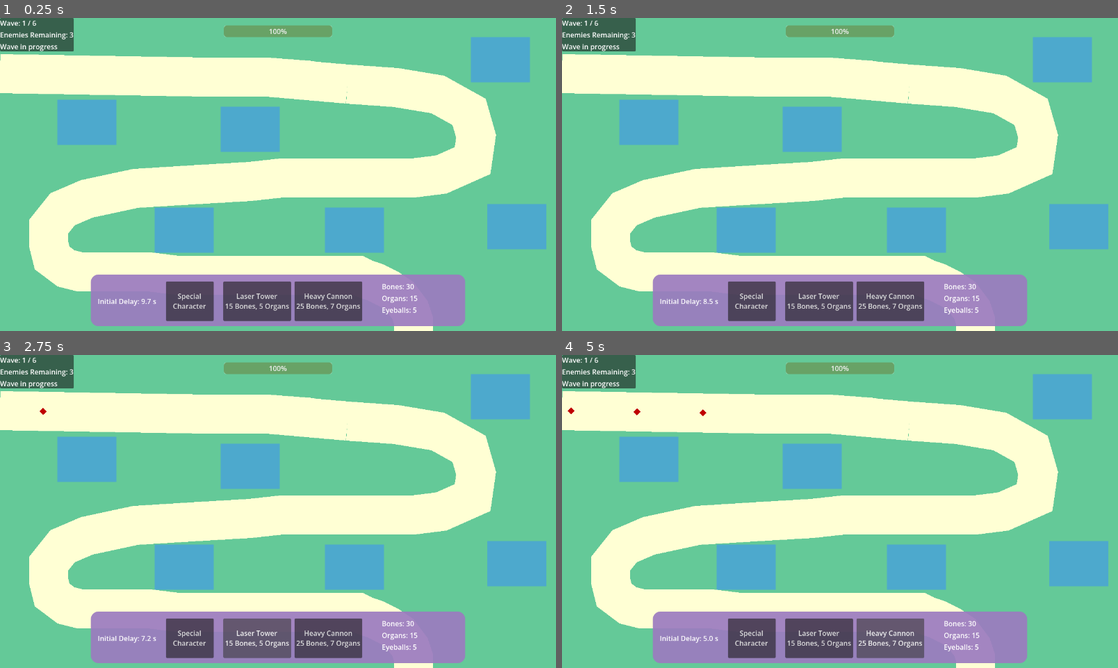
Above: before the commit, frames 1-4 (two rows, left to right).
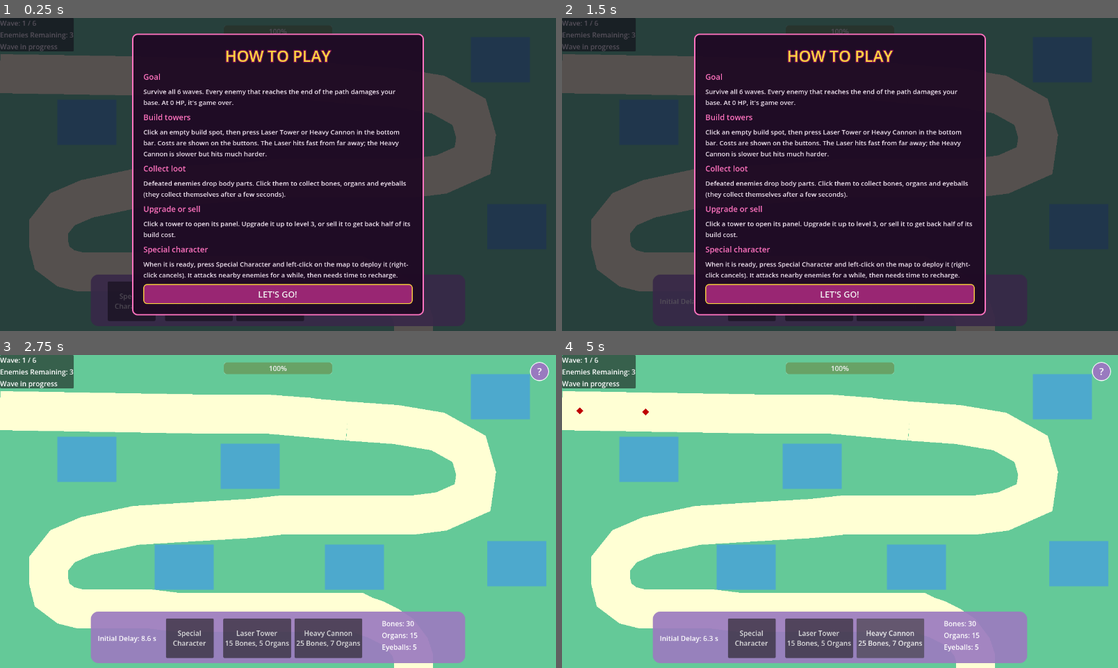
Above: after the commit, the same moments.

Repository: onion-40/candy-carnage
Game: Godot game, scene res://Scenes/main.tscn
Two runs of this game, one before a commit and one after it. Both use one fixed random seed, a clock stepped at 60 frames per second and the inputs below.
Inputs (mouse positions are in pixels of both pictures, inside the frame that each line leads up to):
- Up to frame 1 (0.25 s): no input
- Up to frame 2 (1.5 s): click (840, 293) at 0.5 s, where only the run after the commit has a clickable "LET'S GO!"; click (1101, 33) at 1.25 s, where only the run after the commit has a clickable "?"
- Up to frame 3 (2.75 s): click (278, 630) at 2 s, where only the run after the commit has a clickable "LET'S GO!"
- Up to frame 4 (5 s): click "Special Character" at 2.75 s; click "Laser Tower 15 Bones, 5 Organs" at 3.5 s; click "Heavy Cannon 25 Bones, 7 Orga…" at 4.25 s

The runs differ from the first frame. In frame 1, 100% of the frame differs, in the area x 0-100%, y 0-100%; in frame 2, 100%; in frame 3, 0.2%; in frame 4, 0.3%.

Commit message:
feat: add victory screen and How to Play popup
Map now emits a victory signal when the last wave is cleared (a loss on
the same frame still wins over a win). The victory screen pauses the
game and shows waves cleared and base HP left, with a Play Again button.

The How to Play popup opens on first launch with the game paused, and
can be reopened from the "?" button in the top-right corner. It is
hidden once the game ends so it never unpauses an end screen.

Diff:
--- /dev/null
+++ b/Scenes/how_to_play.gd
@@ -0,0 +1,204 @@
+extends Control
+
+# How to Play popup. It opens once when the game first launches (not after a
+# restart) and can be reopened with the "?" button in the top-right corner.
+# The game is paused while it is open.
+
+const CANDY_PINK: Color = Color(1.0, 0.45, 0.75)
+const GOLD: Color = Color(1.0, 0.84, 0.25)
+const BACKDROP_COLOR: Color = Color(0.05, 0.02, 0.08, 0.7)
+const TEXT_WIDTH: float = 620.0
+
+# Static vars survive reload_current_scene(), so Restart skips the popup.
+static var shown_on_launch: bool = false
+
+var map: Node
+var help_button: Button
+var overlay: Control
+var close_button: Button
+
+
+func _ready() -> void:
+	# Keeps working while the tree is paused (by this popup or by game over).
+	process_mode = Node.PROCESS_MODE_ALWAYS
+	set_anchors_preset(Control.PRESET_FULL_RECT)
+	mouse_filter = Control.MOUSE_FILTER_IGNORE
+
+	map = owner.get_node_or_null("Map")
+
+	_build_help_button()
+	_build_popup()
+	overlay.hide()
+
+	if map:
+		map.game_over.connect(_on_game_ended)
+		map.victory.connect(_on_game_ended)
+
+	if not shown_on_launch:
+		shown_on_launch = true
+		open_popup()
+
+
+func _unhandled_input(event: InputEvent) -> void:
+	if overlay.visible and event.is_action_pressed("ui_cancel"):
+		close_popup()
+		get_viewport().set_input_as_handled()
+
+
+func open_popup() -> void:
+	if _game_has_ended():
+		return
+
+	get_tree().paused = true
+	overlay.show()
+	help_button.hide()
+	close_button.grab_focus.call_deferred()
+
+
+func close_popup() -> void:
+	overlay.hide()
+
+	if _game_has_ended():
+		return
+
+	help_button.show()
+	get_tree().paused = false
+
+
+func _on_game_ended() -> void:
+	# The end screens own the pause from here on.
+	overlay.hide()
+	help_button.hide()
+
+
+func _game_has_ended() -> bool:
+	return map != null and (map.is_game_over or map.is_victory)
+
+
+# =====================================
+# UI (built in code)
+# =====================================
+
+func _build_help_button() -> void:
+	help_button = Button.new()
+	help_button.text = "?"
+	help_button.tooltip_text = "How to Play"
+	help_button.custom_minimum_size = Vector2(44, 44)
+	# Top-right corner, 16 px from the edges.
+	help_button.anchor_left = 1.0
+	help_button.anchor_right = 1.0
+	help_button.offset_left = -60.0
+	help_button.offset_right = -16.0
+	help_button.offset_top = 16.0
+	help_button.offset_bottom = 60.0
+	help_button.add_theme_font_size_override("font_size", 22)
+	help_button.add_theme_stylebox_override("normal", _round_style(Color(0.6, 0.48, 0.75)))
+	help_button.add_theme_stylebox_override("hover", _round_style(Color(0.72, 0.6, 0.88)))
+	help_button.add_theme_stylebox_override("pressed", _round_style(Color(0.45, 0.35, 0.6)))
+	help_button.add_theme_stylebox_override("focus", StyleBoxEmpty.new())
+	help_button.add_theme_color_override("font_color", Color.WHITE)
+	help_button.add_theme_color_override("font_hover_color", Color.WHITE)
+	help_button.pressed.connect(open_popup)
+	add_child(help_button)
+
+
+func _build_popup() -> void:
+	overlay = Control.new()
+	overlay.set_anchors_preset(Control.PRESET_FULL_RECT)
+	overlay.mouse_filter = Control.MOUSE_FILTER_IGNORE
+	add_child(overlay)
+
+	# Full-screen backdrop; it also blocks clicks on the map.
+	var backdrop = ColorRect.new()
+	backdrop.color = BACKDROP_COLOR
+	backdrop.set_anchors_preset(Control.PRESET_FULL_RECT)
+	backdrop.mouse_filter = Control.MOUSE_FILTER_STOP
+	overlay.add_child(backdrop)
+
+	var center = CenterContainer.new()
+	center.set_anchors_preset(Control.PRESET_FULL_RECT)
+	center.mouse_filter = Control.MOUSE_FILTER_IGNORE
+	overlay.add_child(center)
+
+	var panel = PanelContainer.new()
+	var panel_style = StyleBoxFlat.new()
+	panel_style.bg_color = Color(0.12, 0.04, 0.14, 0.96)
+	panel_style.border_color = CANDY_PINK
+	panel_style.set_border_width_all(3)
+	panel_style.set_corner_radius_all(12)
+	panel_style.set_content_margin_all(26)
+	panel.add_theme_stylebox_override("panel", panel_style)
+	center.add_child(panel)
+
+	var box = VBoxContainer.new()
+	box.add_theme_constant_override("separation", 10)
+	panel.add_child(box)
+
+	var title = Label.new()
+	title.text = "HOW TO PLAY"
+	title.horizontal_alignment = HORIZONTAL_ALIGNMENT_CENTER
+	title.add_theme_font_size_override("font_size", 36)
+	title.add_theme_color_override("font_color", GOLD)
+	title.add_theme_color_override("font_outline_color", Color(0.45, 0.05, 0.3))
+	title.add_theme_constant_override("outline_size", 8)
+	box.add_child(title)
+
+	var waves = map.total_waves if map else 6
+
+	_add_section(box, "Goal",
+		"Survive all %d waves. Every enemy that reaches the end of the path damages your base. At 0 HP, it's game over." % waves)
+	_add_section(box, "Build towers",
+		"Click an empty build spot, then press Laser Tower or Heavy Cannon in the bottom bar. Costs are shown on the buttons. The Laser hits fast from far away; the Heavy Cannon is slower but hits much harder.")
+	_add_section(box, "Collect loot",
+		"Defeated enemies drop body parts. Click them to collect bones, organs and eyeballs (they collect themselves after a few seconds).")
+	_add_section(box, "Upgrade or sell",
+		"Click a tower to open its panel. Upgrade it up to level 3, or sell it to get back half of its build cost.")
+	_add_section(box, "Special character",
+		"When it is ready, press Special Character and left-click on the map to deploy it (right-click cancels). It attacks nearby enemies for a while, then needs time to recharge.")
+
+	close_button = Button.new()
+	close_button.text = "LET'S GO!"
+	close_button.custom_minimum_size = Vector2(0, 46)
+	close_button.add_theme_font_size_override("font_size", 20)
+	close_button.add_theme_stylebox_override("normal", _button_style(Color(0.6, 0.15, 0.45)))
+	close_button.add_theme_stylebox_override("hover", _button_style(Color(0.8, 0.25, 0.6)))
+	close_button.add_theme_stylebox_override("pressed", _button_style(Color(0.4, 0.08, 0.3)))
+	close_button.add_theme_stylebox_override("focus", StyleBoxEmpty.new())
+	close_button.add_theme_color_override("font_color", Color.WHITE)
+	close_button.add_theme_color_override("font_hover_color", Color.WHITE)
+	close_button.pressed.connect(close_popup)
+	box.add_child(close_button)
+
+
+func _add_section(box: VBoxContainer, heading: String, body: String) -> void:
+	var heading_label = Label.new()
+	heading_label.text = heading
+	heading_label.add_theme_font_size_override("font_size", 18)
+	heading_label.add_theme_color_override("font_color", CANDY_PINK)
+	box.add_child(heading_label)
+
+	var body_label = Label.new()
+	body_label.text = body
+	body_label.autowrap_mode = TextServer.AUTOWRAP_WORD_SMART
+	body_label.custom_minimum_size = Vector2(TEXT_WIDTH, 0)
+	body_label.add_theme_font_size_override("font_size", 15)
+	body_label.add_theme_color_override("font_color", Color(0.95, 0.9, 0.95))
+	box.add_child(body_label)
+
+
+func _button_style(color: Color) -> StyleBoxFlat:
+	var style = StyleBoxFlat.new()
+	style.bg_color = color
+	style.border_color = GOLD
+	style.set_border_width_all(2)
+	style.set_corner_radius_all(8)
+	return style
+
+
+func _round_style(color: Color) -> StyleBoxFlat:
+	var style = StyleBoxFlat.new()
+	style.bg_color = color
+	style.border_color = Color.WHITE
+	style.set_border_width_all(2)
+	style.set_corner_radius_all(22)
+	return style
--- a/Scenes/main.tscn
+++ b/Scenes/main.tscn
@@ -5,6 +5,8 @@
 [ext_resource type="Script" uid="uid://cxfnol4rrkplv" path="res://Scenes/bottom_hud.gd" id="5_kry3j"]
 [ext_resource type="Script" path="res://Scenes/game_over_screen.gd" id="6_gmovr"]
 [ext_resource type="PackedScene" uid="uid://dwm1ogo4gq0a" path="res://Scenes/WaveHUD.tscn" id="7_6bp64"]
+[ext_resource type="Script" path="res://Scenes/victory_screen.gd" id="8_vctry"]
+[ext_resource type="Script" path="res://Scenes/how_to_play.gd" id="9_howto"]
 
 [sub_resource type="StyleBoxFlat" id="StyleBoxFlat_41ke1"]
 content_margin_left = 25.0
@@ -211,3 +213,23 @@
 value = 100.0
 
 [node name="WaveHUD" parent="UI" unique_id=236326957 instance=ExtResource("7_6bp64")]
+
+[node name="VictoryScreen" type="Control" parent="UI"]
+layout_mode = 3
+anchors_preset = 15
+anchor_right = 1.0
+anchor_bottom = 1.0
+grow_horizontal = 2
+grow_vertical = 2
+mouse_filter = 2
+script = ExtResource("8_vctry")
+
+[node name="HowToPlay" type="Control" parent="UI"]
+layout_mode = 3
+anchors_preset = 15
+anchor_right = 1.0
+anchor_bottom = 1.0
+grow_horizontal = 2
+grow_vertical = 2
+mouse_filter = 2
+script = ExtResource("9_howto")
--- /dev/null
+++ b/Scenes/victory_screen.gd
@@ -0,0 +1,141 @@
+extends Control
+
+# Victory screen: shown when Map emits `victory` after the last wave is cleared.
+# Like the game over screen it pauses the tree; Play Again resets and reloads.
+
+const CANDY_PINK: Color = Color(1.0, 0.45, 0.75)
+const GOLD: Color = Color(1.0, 0.84, 0.25)
+const BACKDROP_COLOR: Color = Color(0.1, 0.02, 0.12, 0.75)
+const FADE_TIME: float = 0.4
+
+var map: Node
+var backdrop: ColorRect
+var panel: PanelContainer
+var stats_label: Label
+var play_again_button: Button
+
+
+func _ready() -> void:
+	hide()
+
+	# The tree is paused on victory; this screen must keep handling clicks.
+	process_mode = Node.PROCESS_MODE_ALWAYS
+	set_anchors_preset(Control.PRESET_FULL_RECT)
+	mouse_filter = Control.MOUSE_FILTER_IGNORE
+
+	_build_ui()
+
+	map = owner.get_node_or_null("Map")
+
+	if map:
+		map.victory.connect(_on_victory)
+
+
+func _on_victory() -> void:
+	get_tree().paused = true
+
+	stats_label.text = "Waves cleared: %d / %d\nBase HP left: %d / %d" % [
+		map.current_wave,
+		map.total_waves,
+		map.player_hp,
+		map.max_player_hp
+	]
+
+	# Draw above every other UI element (health bar, HUD, wave info).
+	move_to_front()
+	show()
+	play_again_button.grab_focus.call_deferred()
+
+	backdrop.color.a = 0.0
+	panel.modulate.a = 0.0
+	panel.scale = Vector2(0.8, 0.8)
+
+	var tween = create_tween().set_parallel(true)
+	tween.tween_property(backdrop, "color:a", BACKDROP_COLOR.a, FADE_TIME)
+	tween.tween_property(panel, "modulate:a", 1.0, FADE_TIME)
+	tween.tween_property(panel, "scale", Vector2.ONE, FADE_TIME) \
+		.set_trans(Tween.TRANS_BACK).set_ease(Tween.EASE_OUT)
+
+
+func _on_play_again_pressed() -> void:
+	get_tree().paused = false
+	ResourceManager.reset()
+	get_tree().reload_current_scene()
+
+
+# =====================================
+# UI (built in code)
+# =====================================
+
+func _build_ui() -> void:
+	# Full-screen backdrop; it also blocks clicks on the map.
+	backdrop = ColorRect.new()
+	backdrop.color = BACKDROP_COLOR
+	backdrop.set_anchors_preset(Control.PRESET_FULL_RECT)
+	backdrop.mouse_filter = Control.MOUSE_FILTER_STOP
+	add_child(backdrop)
+
+	var center = CenterContainer.new()
+	center.set_anchors_preset(Control.PRESET_FULL_RECT)
+	center.mouse_filter = Control.MOUSE_FILTER_IGNORE
+	add_child(center)
+
+	panel = PanelContainer.new()
+	var panel_style = StyleBoxFlat.new()
+	panel_style.bg_color = Color(0.12, 0.04, 0.14, 0.95)
+	panel_style.border_color = CANDY_PINK
+	panel_style.set_border_width_all(3)
+	panel_style.set_corner_radius_all(12)
+	panel_style.set_content_margin_all(32)
+	panel.add_theme_stylebox_override("panel", panel_style)
+	center.add_child(panel)
+	# Scale from the middle for the pop-in animation.
+	panel.resized.connect(func(): panel.pivot_offset = panel.size / 2.0)
+
+	var box = VBoxContainer.new()
+	box.add_theme_constant_override("separation", 16)
+	panel.add_child(box)
+
+	var title = Label.new()
+	title.text = "VICTORY!"
+	title.horizontal_alignment = HORIZONTAL_ALIGNMENT_CENTER
+	title.add_theme_font_size_override("font_size", 64)
+	title.add_theme_color_override("font_color", GOLD)
+	title.add_theme_color_override("font_outline_color", Color(0.45, 0.05, 0.3))
+	title.add_theme_constant_override("outline_size", 10)
+	box.add_child(title)
+
+	var subtitle = Label.new()
+	subtitle.text = "Your base survived the carnage"
+	subtitle.horizontal_alignment = HORIZONTAL_ALIGNMENT_CENTER
+	subtitle.add_theme_font_size_override("font_size", 18)
+	subtitle.add_theme_color_override("font_color", Color(0.95, 0.85, 0.92))
+	box.add_child(subtitle)
+
+	stats_label = Label.new()
+	stats_label.horizontal_alignment = HORIZONTAL_ALIGNMENT_CENTER
+	stats_label.add_theme_font_size_override("font_size", 20)
+	stats_label.add_theme_color_override("font_color", Color.WHITE)
+	box.add_child(stats_label)
+
+	play_again_button = Button.new()
+	play_again_button.text = "PLAY AGAIN"
+	play_again_button.custom_minimum_size = Vector2(0, 50)
+	play_again_button.add_theme_font_size_override("font_size", 20)
+	play_again_button.add_theme_stylebox_override("normal", _button_style(Color(0.6, 0.15, 0.45)))
+	play_again_button.add_theme_stylebox_override("hover", _button_style(Color(0.8, 0.25, 0.6)))
+	play_again_button.add_theme_stylebox_override("pressed", _button_style(Color(0.4, 0.08, 0.3)))
+	play_again_button.add_theme_stylebox_override("focus", StyleBoxEmpty.new())
+	play_again_button.add_theme_color_override("font_color", Color.WHITE)
+	play_again_button.add_theme_color_override("font_hover_color", Color.WHITE)
+	play_again_button.pressed.connect(_on_play_again_pressed)
+	box.add_child(play_again_button)
+
+
+func _button_style(color: Color) -> StyleBoxFlat:
+	var style = StyleBoxFlat.new()
+	style.bg_color = color
+	style.border_color = GOLD
+	style.set_border_width_all(2)
+	style.set_corner_radius_all(8)
+	return style
--- a/Scripts/Scenes/Map.gd
+++ b/Scripts/Scenes/Map.gd
@@ -5,6 +5,7 @@
 const SPECIAL_CHARACTER_SCENE = preload("res://Scenes/SpecialCharacters.tscn")
 signal player_health_changed(current_hp: int, max_hp: int)
 signal game_over
+signal victory
 
 @export var deployment_start_delay: float = 10.0
 @export var special_cooldown: float = 15.0
@@ -27,6 +28,7 @@
 
 var player_hp: int = 100
 var is_game_over: bool = false
+var is_victory: bool = false
 
 var selected_spot: Area2D = null
 var can_deploy_special: bool = false
@@ -194,8 +196,13 @@
 		if current_wave < total_waves:
 			print("Next wave starts in ", wave_break, " seconds.")
 			wave_break_timer.start(wave_break)
-		else:
+		elif not is_game_over:
+			# The last enemy can drop HP to 0 as it is removed: a loss wins over a win.
+			is_victory = true
+			deployment_preview.visible = false
+			choosing_deployment_location = false
 			print("VICTORY! All waves completed.")
+			victory.emit()
 
 # =====================================
 # TOWER CONSTRUCTION
Not shown, added: Scenes/how_to_play.gd.uid
Not shown, added: Scenes/victory_screen.gd.uid
